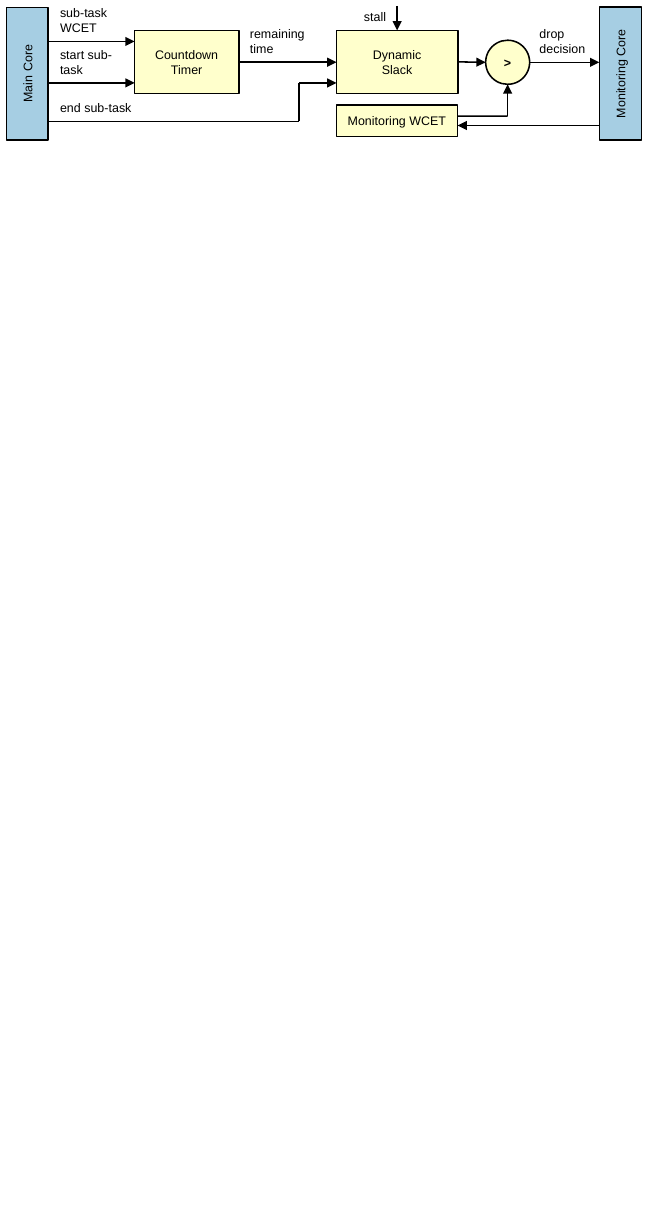
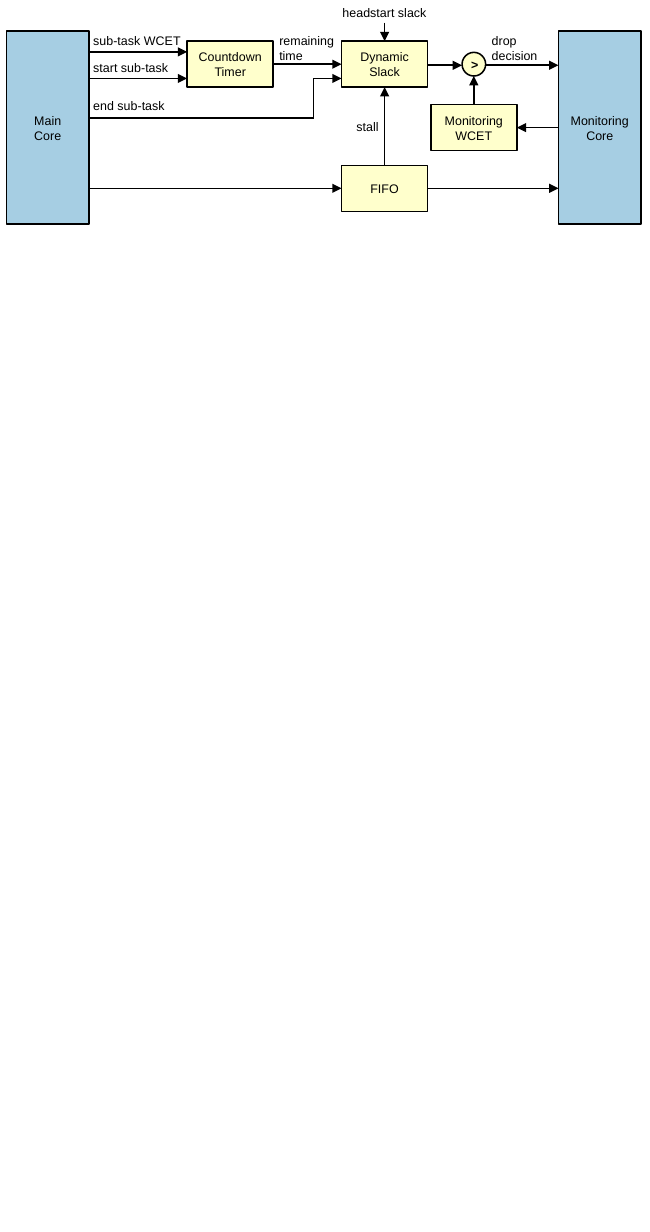
Before and after one commit to dl575/lo_thesis, a slide deck: slide 3 of monitoring_hard_drop/figs_src/diagrams-wide.pptx. Drawn at 650x1232 pixels with LibreOffice and Linux fonts; fonts in the diff are those of the drawing. Boxes give left, top, right and bottom in pixels: in the first picture for what was removed or moved away, otherwise in the second. Text is boxed around its words. In the diff, an @@ line names an element or a change of style, - is before the commit and + after.

Commit message:
[monitoring_hard_drop] Various minor edits.

```diff
--- a/monitoring_hard_drop/figs_src/diagrams-wide.pptx
+++ b/monitoring_hard_drop/figs_src/diagrams-wide.pptx
@@ text "sub-task WCET" rewrapped from box(60, 8, 107, 32) to box(93, 36, 181, 49) @@
@@ text "remaining time": place and size @@
-text "remaining time" at box(250, 29, 305, 53)
+text "remaining time" at box(279, 36, 334, 60)
@@ text added at box(342, 8, 426, 17), 8 pt, text #000000 @@
+headstart slack
@@ arrow moved from (397, 6) - (397, 30) to (384, 22) - (384, 41) @@
@@ text "drop decision": place and size @@
-text "drop decision" at box(539, 29, 585, 53)
+text "drop decision" at box(492, 36, 538, 60)
@@ rectangle "Main": place and size @@
-rectangle "Main" at box(7, 8, 48, 140)
+rectangle "Main" at box(7, 31, 90, 224)
@@ text "start sub-task" rewrapped from box(60, 50, 112, 74) to box(93, 63, 168, 72) @@
@@ arrow moved from (49, 41) - (134, 41) to (89, 52) - (187, 52) @@
@@ rectangle "Countdown Timer": place and size @@
-rectangle "Countdown Timer" at box(134, 30, 239, 93)
+rectangle "Countdown Timer" at box(187, 41, 273, 87)
@@ rectangle "Dynamic Slack": place and size @@
-rectangle "Dynamic Slack" at box(336, 30, 457, 93)
+rectangle "Dynamic Slack" at box(342, 41, 428, 87)
@@ text in rectangle at box(360, 52, 409, 76): text changed @@
-Dynamic
-Slack
+Dynamic Slack
@@ ellipse ">": place and size @@
-ellipse ">" at box(485, 40, 529, 84)
+ellipse ">" at box(462, 53, 485, 76)
@@ rectangle "Monitoring Core": place and size @@
-rectangle "Monitoring Core" at box(600, 7, 641, 140)
+rectangle "Monitoring Core" at box(558, 31, 641, 224)
@@ arrow moved from (49, 83) - (134, 83) to (89, 78) - (187, 78) @@
@@ arrow moved from (239, 63) - (336, 63) to (273, 64) - (342, 64) @@
@@ line moved from (299, 83) - (299, 121) to (314, 78) - (314, 117) @@
@@ arrow moved from (299, 83) - (336, 83) to (314, 78) - (342, 78) @@
@@ arrow added from (384, 166) to (384, 87), #000000 1 pt @@
@@ arrow moved from (458, 62) - (485, 63) to (428, 65) - (462, 65) @@
@@ arrow moved from (508, 117) - (508, 84) to (474, 104) - (474, 76) @@
@@ arrow moved from (530, 63) - (600, 63) to (486, 65) - (558, 65) @@
@@ text in rectangle at box(34, 116, 61, 140): text changed @@
-Main Core
+Main
+Core
@@ text "end sub-task": place and size @@
-text "end sub-task" at box(60, 103, 131, 112)
+text "end sub-task" at box(93, 101, 164, 110)
@@ line moved from (299, 121) - (48, 121) to (314, 118) - (89, 118) @@
@@ text "stall": place and size @@
-text "stall" at box(364, 12, 386, 21)
+text "stall" at box(356, 122, 378, 131)
@@ text "stall" at box(356, 122, 378, 131): alignment right to left @@
@@ rectangle "Monitoring WCET": place and size @@
-rectangle "Monitoring WCET" at box(336, 105, 457, 137)
+rectangle "Monitoring WCET" at box(430, 104, 517, 150)
@@ line moved from (508, 117) - (458, 117) to (558, 128) - (517, 128) @@
@@ line (558, 128) - (517, 128): line to arrow @@
@@ rectangle added at box(342, 166, 428, 212), fill #FFFFCC, outline #000000 1 pt, 8 pt, text #000000 @@
+FIFO
@@ arrow added from (90, 188) to (342, 188), #000000 1 pt @@
@@ arrow moved from (600, 126) - (457, 126) to (428, 188) - (558, 188) @@
```
Also in this commit, not shown: 1 other slide changed, 5 other files.
